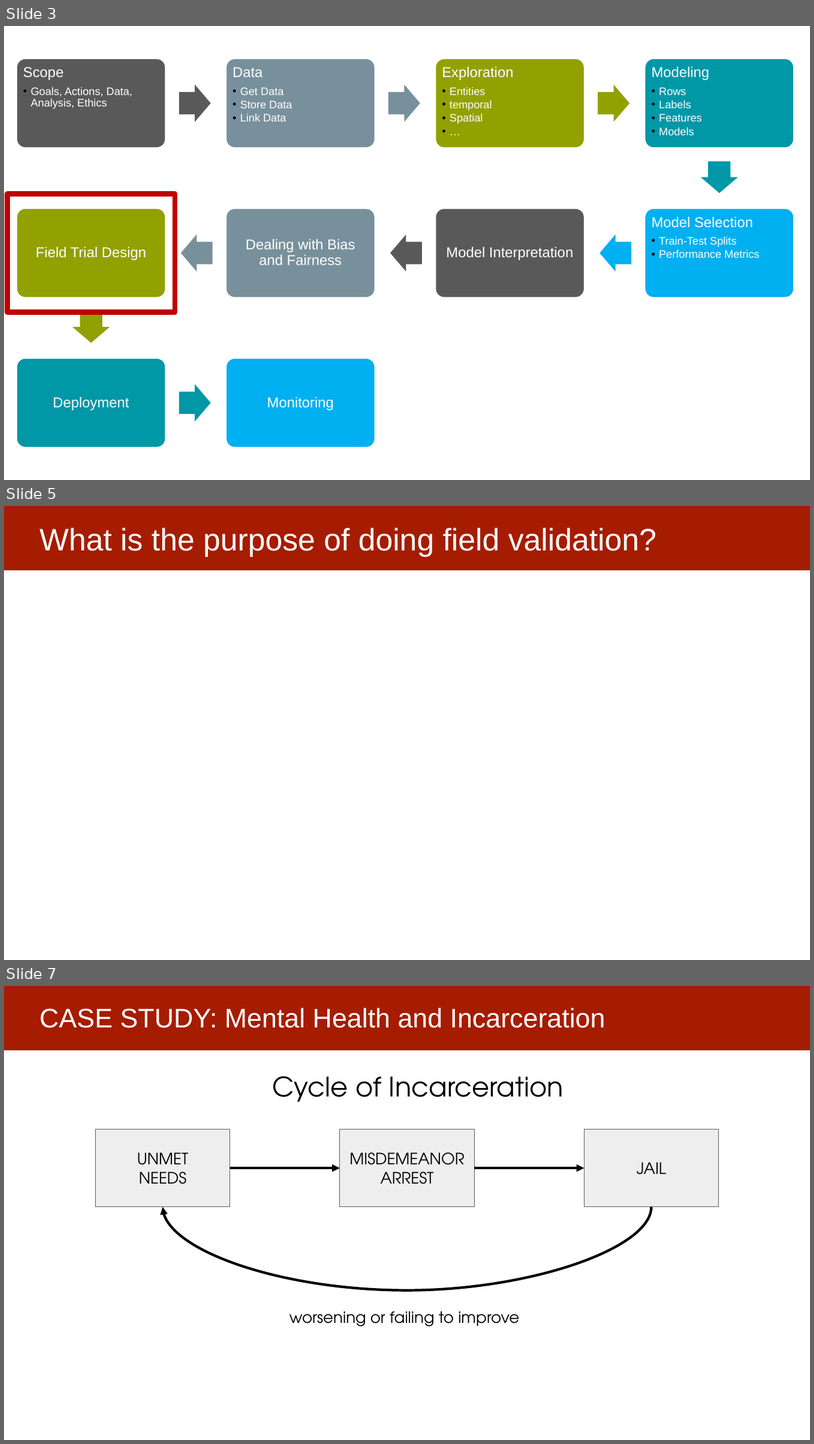
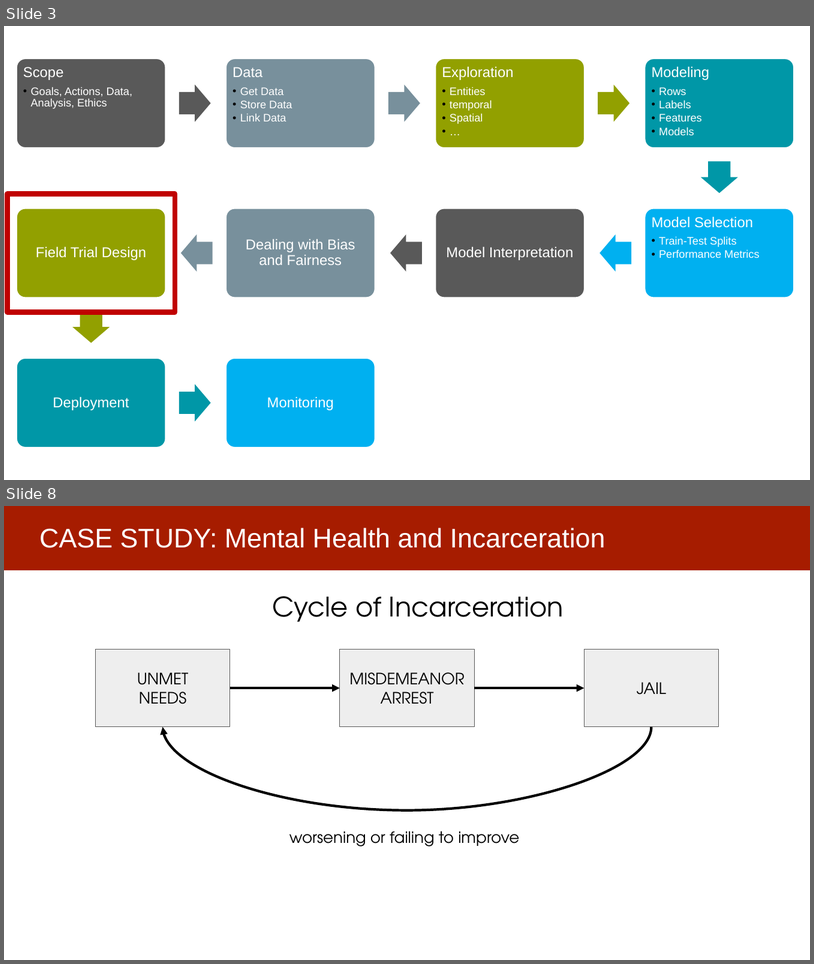
Before and after one commit to dssg/MLinPractice, a slide deck: Lectures/Lecture20-FieldValidation.pptx. Shown one above the other, each under a label of ours: slides 3, 5 and 7 before the commit, slides 3 and 8 after it; the slides between them are not shown. The pictures are 814x1444 and 814x964 pixels, drawn with LibreOffice and Linux fonts; fonts in the diff are those of the drawing. Boxes give left, top, right and bottom in pixels: in the first picture for what was removed or moved away, otherwise in the second. Text is boxed around its words. In the diff, an @@ line names an element or a change of style, - is before the commit and + after.

```diff
--- a/Lectures/Lecture20-FieldValidation.pptx
+++ b/Lectures/Lecture20-FieldValidation.pptx
@@ slide 5 removed at (4, 506, 810, 960), background #FFFFFF; not listed: 1 template element that a slide beside it also shows @@
@@ title removed at (39, 528, 657, 557) @@
-What is the purpose of doing field validation?
@@ what was slide 7 is now slide 8 @@
```
Also in this commit, not shown: 6 slides changed, 6 slides added, 1 other slide removed, 2 other files.
